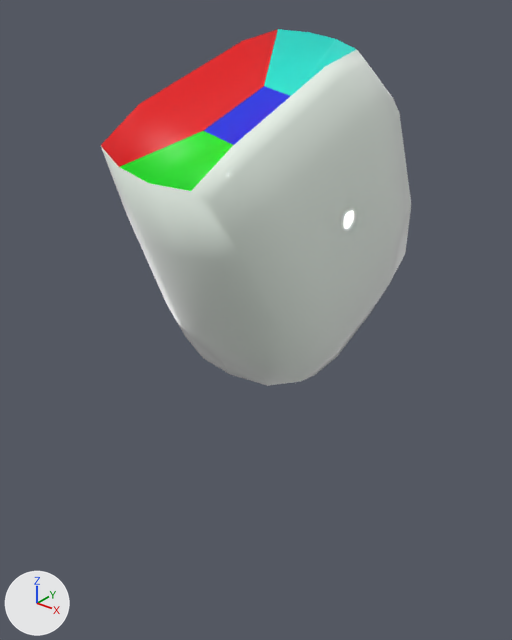
Before and after pictures for a commit that changed the glTF model resources/js/assets/75.glb.
Rendered twice from a 50 mm camera at (0.3097, -0.1175, 0.2076) aimed at (0.2029, 0.016, 0.1249). The axes (+X, +Y, +Z) are drawn at lower left. The lights are the same throughout. The first picture is the older version. Vertices at exactly the same position are counted once.

Names of what the first picture shows: 'Caine.Denture.005'.
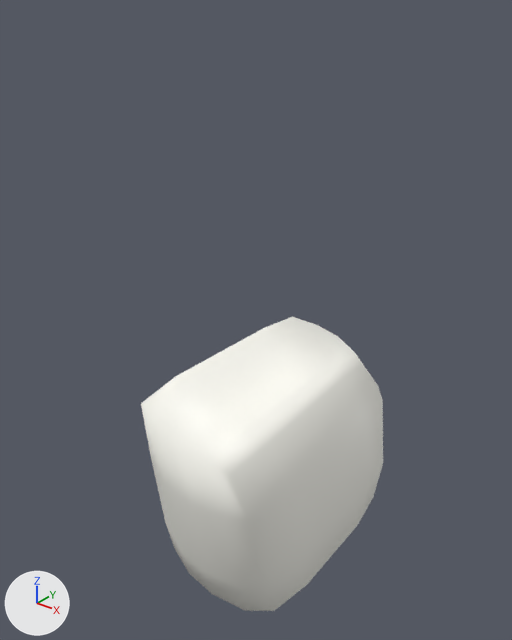
Where the change shows, as pixel boxes (x1, y1, x2, y2) in the pictures (512 x 640 px):
'Caine.Denture.005', surface changed, moved, turned
    before: (101, 29, 411, 386)
    after: (141, 317, 383, 611)
part 1 of me_cube_003, recoloured
    before: (192, 50, 411, 381)
    after: (215, 353, 383, 611)
part 2 of me_cube_003, recoloured
    before: (101, 147, 301, 386)
    after: (141, 404, 274, 611)
part 3 of me_cube_003, recoloured
    after: (141, 376, 176, 404)
part 4 of me_cube_003, recoloured
    before: (371, 68, 399, 111)
    after: (357, 356, 382, 398)
part 5 of me_cube_003, recoloured
    before: (204, 86, 290, 145)
    after: (226, 368, 300, 421)
part 6 of me_cube_003, recoloured
    before: (101, 29, 278, 167)
    after: (142, 317, 292, 428)
part 7 of me_cube_003, recoloured
    before: (264, 29, 357, 96)
    after: (278, 317, 355, 383)
part 8 of me_cube_003, recoloured
    before: (120, 131, 233, 191)
    after: (156, 403, 253, 465)
part 9 of me_cube_003, recoloured
    after: (250, 370, 329, 432)

What the commit changed:
Material 'Caine.Denture.Teeth.041' (mat_caine_denture_teeth_041) is new.
Its base color is (0.973, 0.965, 0.896) (white #fcfbf3).
Its roughness is 0.0.
Its sheen weight is 1.0.
Material 'Mesial.009' (mat_mesial_009) is new.
Its base color is (0.973, 0.965, 0.896) (white #fcfbf3).
Material 'Lingual.009' (mat_lingual_009) is new.
Its base color is (0.973, 0.965, 0.896) (white #fcfbf3).
Material 'Occlusal.005' (mat_occlusal_005) is new.
Its base color is (0.973, 0.965, 0.896) (white #fcfbf3).
Material 'Buccal.006' (mat_buccal_006) is new.
Its base color is (0.973, 0.965, 0.896) (white #fcfbf3).
Material 'Distal.008' (mat_distal_008) is new.
Its base color is (0.973, 0.965, 0.896) (white #fcfbf3).
me_cube_003 has 96 vertices, 188 faces and spans x 0.1833..0.2375, y 0.002..0.0864, z -0.1765..-0.0932.
me_cube_003 is used by ob_caine_denture_005; location (-0.0018, -0.0444, 0.2821); rotation (0.127, -0.00173, 0.00255), in degrees (7.3, -0.1, 0.1).
me_cube_003 part 1: 30 faces spanning x 0.2223..0.2375, y 0.003..0.0756, z -0.1759..-0.0955 switch from mat_caine_denture_teeth_003 (white #f0fcf1) to mat_buccal_006 (white #fcfbf3).
me_cube_003 part 2: 30 faces spanning x 0.1833..0.2307, y 0.002..0.0343, z -0.17..-0.1071 switch from mat_caine_denture_teeth_003 (white #f0fcf1) to mat_distal_008 (white #fcfbf3).
me_cube_003 part 3: 31 faces spanning x 0.1833..0.2069, y 0.0058..0.0822, z -0.175..-0.0932 switch from mat_caine_denture_teeth_003 (white #f0fcf1) to mat_lingual_009 (white #fcfbf3).
me_cube_003 part 4: 29 faces spanning x 0.1891..0.2365, y 0.0493..0.0864, z -0.154..-0.0932 switch from mat_caine_denture_teeth_003 (white #f0fcf1) to mat_mesial_009 (white #fcfbf3).
me_cube_003 part 5: 2 faces spanning x 0.2115..0.2226, y 0.0199..0.0379, z -0.1081..-0.1015 switch from mat_o (blue #0026e7) to mat_occlusal_005 (white #fcfbf3).
me_cube_003 part 6: 5 faces spanning x 0.197..0.2144, y 0.0029..0.0537, z -0.1094..-0.0932 switch from mat_l (red #e70009) to mat_occlusal_005 (white #fcfbf3).
me_cube_003 part 7: 5 faces spanning x 0.2069..0.2306, y 0.0367..0.0547, z -0.1027..-0.0932 switch from mat_m (cyan #00e7d5) to mat_occlusal_005 (white #fcfbf3).
me_cube_003 part 8: 4 faces spanning x 0.2051..0.2273, y 0.002..0.0208, z -0.1111..-0.1048 switch from mat_i (green #00e714) to mat_occlusal_005 (white #fcfbf3).
me_cube_003 part 9: 2 faces spanning x 0.2201..0.2306, y 0.0115..0.0373, z -0.1081..-0.0962 switch from mat_u (yellow #e7d205) to mat_occlusal_005 (white #fcfbf3).
me_cube_003 gains material mat_caine_denture_teeth_041 (white #fcfbf3).
Object 'Caine.Denture.005' (ob_caine_denture_005) moves from (-0.0018, -0.0444, 0.2821) to (-0.002, -0.0134, 0.2197).
Object 'Caine.Denture.005' (ob_caine_denture_005) turns from (7.3, -0.1, 0.1) to (-6.2, 0, 0) degrees about x, y and z.
